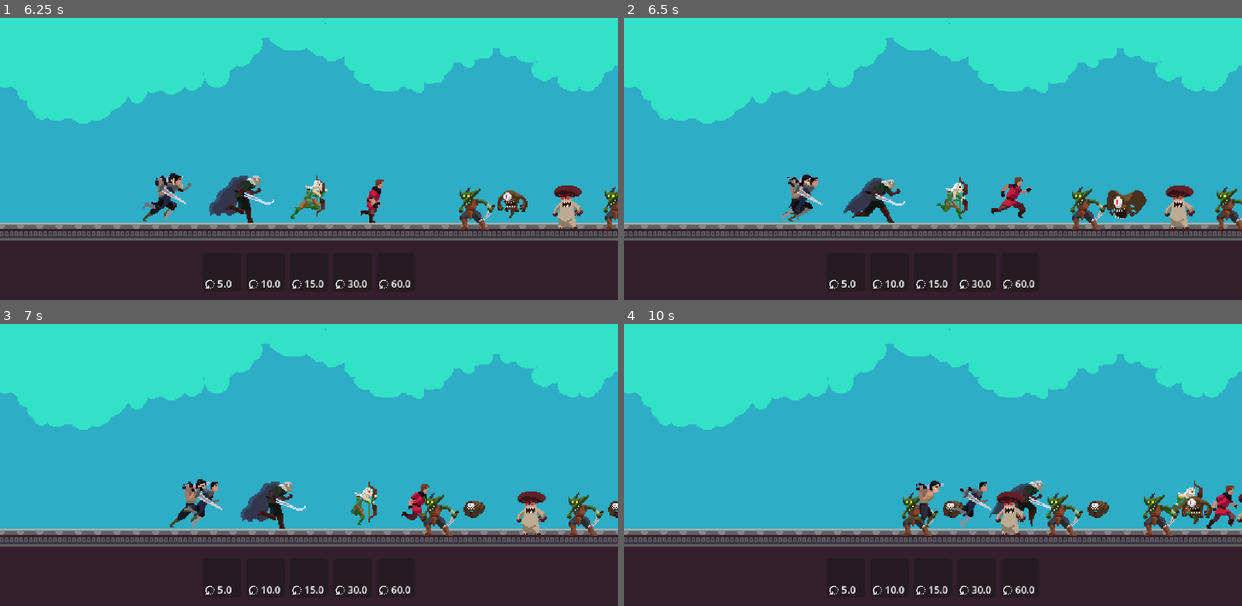
Above: before the commit, frames 1-4 (two rows, left to right).
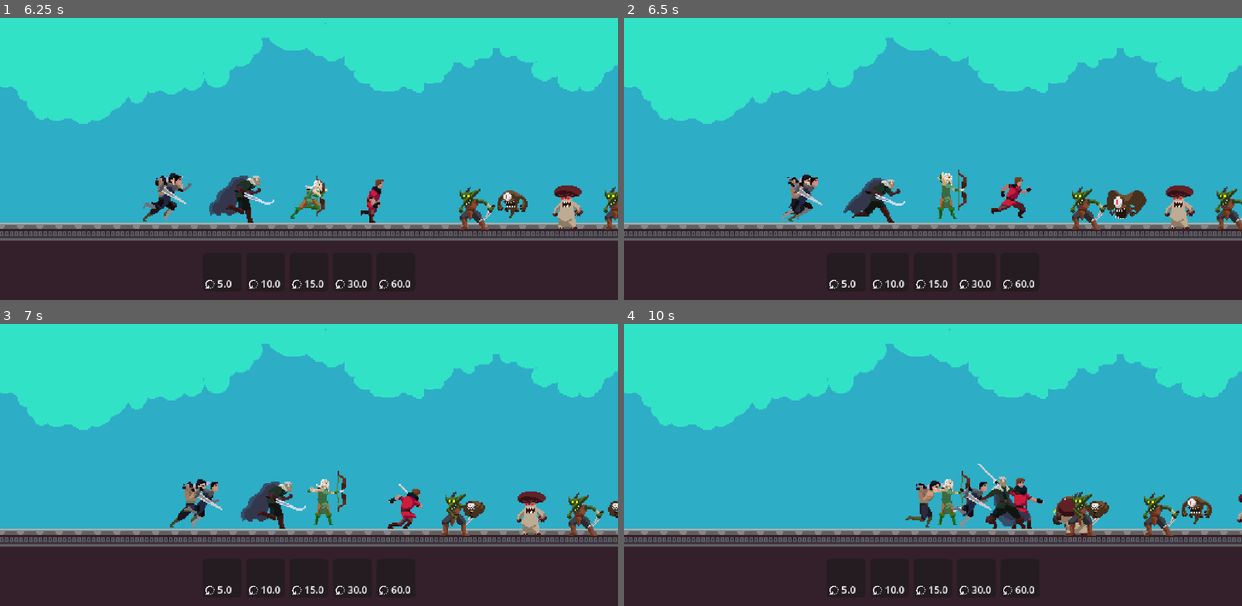
Above: after the commit, the same moments.

Repository: rockgem/finntalisker-dimension-wars
Game: Godot game, scene res://scenes/Main.tscn
Two runs of this game, one before a commit and one after it. Both use one fixed random seed, a clock stepped at 60 frames per second and the inputs below.
Inputs (mouse positions are in pixels of both pictures, inside the frame that each line leads up to):
- Up to frame 1 (6.25 s): tap Enter at 0.5 s; move the mouse to (222, 271) at 0.52 s; click (222, 271) at 0.67 s; move the mouse to (265, 271) at 1.27 s; click (265, 271) at 1.42 s; move the mouse to (309, 271) at 2.02 s; click (309, 271) at 2.17 s; move the mouse to (352, 271) at 2.77 s; click (352, 271) at 2.92 s; move the mouse to (395, 271) at 3.52 s; click (395, 271) at 3.67 s; move the mouse to (123, 74) at 4.27 s; click (123, 74) at 4.42 s; move the mouse to (339, 125) at 5.02 s; click (339, 125) at 5.17 s; move the mouse to (216, 40) at 5.77 s; click (216, 40) at 5.92 s
- Up to frame 2 (6.5 s): no input
- Up to frame 3 (7 s): move the mouse to (444, 414) at 6.52 s; click (444, 414) at 6.67 s
- Up to frame 4 (10 s): move the mouse to (809, 450) at 7.27 s; click (809, 450) at 7.42 s; move the mouse to (994, 355) at 8.02 s; click (994, 355) at 8.17 s; move the mouse to (902, 501) at 8.77 s; click (902, 501) at 8.92 s; move the mouse to (1118, 484) at 9.52 s; click (1118, 484) at 9.67 s

Frame 1 is identical in both runs. In frame 2, 0.6% of the frame differs, in the area x 50-56%, y 53-72%; in frame 3, 1.9%; in frame 4, 3.5%, in the area x 44-100%, y 49-76%.

Commit message:
Update Troop.gd

Diff:
--- a/actors/entities/Troop.gd
+++ b/actors/entities/Troop.gd
@@ -10,36 +10,69 @@
 var data = {}
 var is_player = true
 
-var target_ref = null
+var target_ref: Troop = null
 var state: STATE = STATE.WALKING
 
 var direction = Vector2.RIGHT
+
+var attack_tick = 0.0
+var attack_tick_max = 0.0
+
 
 func _ready() -> void:
 	if data.is_empty():
 		return
 
 	$AnimatedSprite2D.sprite_frames = load(data['sprite_frame'])
-	$RayCast2D.target_position.x = data['range']
+
+	if is_player:
+		$RayCast2D.target_position.x = data['range']
+	else:
+		$RayCast2D.target_position.x = -data['range']
 
 
 func _physics_process(delta: float) -> void:
 	if data.is_empty():
 		return
 
+	if $RayCast2D.is_colliding():
+		target_ref = $RayCast2D.get_collider().get_parent()
+	else:
+		target_ref = null
+
 	if target_ref and is_instance_valid(target_ref):
-
-
-		return
+		state = STATE.ATTACKING
+	else:
+		state = STATE.WALKING
 
 	match state:
 		STATE.WALKING:
 			global_position.x += data['move_speed'] * direction.x * delta
 			$AnimatedSprite2D.play("run")
 		STATE.ATTACKING:
-			$AnimatedSprite2D.play("attack")
+			attack_tick += delta
+
+			if attack_tick >= attack_tick_max:
+				$AnimatedSprite2D.play("attack")
+				await $AnimatedSprite2D.animation_finished
+				target_ref.receive_damage(data['attack'])
+
+				attack_tick = 0.0
+
+			$AnimatedSprite2D.play("idle")
 		STATE.IDLE:
 			$AnimatedSprite2D.play("idle")
+
+
+func receive_damage(damage = 1):
+	pass
+
+
+func attack():
+	if target_ref == null or is_instance_valid(target_ref) == false:
+		return
+
+
 
 
 func get_closest():
